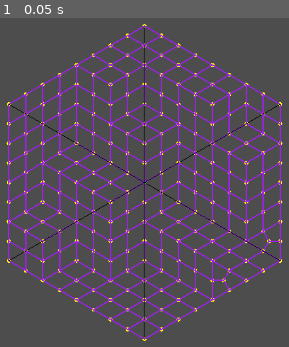
Above: before the commit, frame 1.
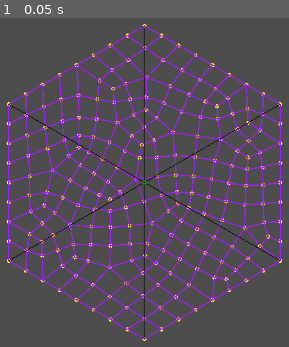
Above: after the commit, the same moment.

Repository: MarcusElg/GodotStalbergGrid
Game: Godot game, scene res://scene.tscn
Same seed, same stepped clock (60 frames per second), same inputs: the game is played once before the commit and once after it.
Inputs:
- Up to frame 1 (0.05 s): no input

The runs differ from the first frame. In frame 1, 20% of the frame differs, in the area x 3-97%, y 5-95%.

Commit message:
Relax grid

Diff:
--- a/grid.gd
+++ b/grid.gd
@@ -6,11 +6,15 @@
 @export_range(1, 10)
 var rings: int = 3
 
+@export_range(1, 20)
+var smoothing_iterations: int = 10
+
 const CORNERS = [PI / 6, 3 * PI / 6, 5 * PI / 6, 7 * PI / 6, 9 * PI / 6, 11 * PI / 6]
 
 var vertices: Array[Vector2] = [Vector2(0, 0)]
-var triangles: Array[Vector3i] = []
-var quads: Array[Vector4i] = []
+var triangles: Array[Vector3i] = [] # Vector of vertex indexes
+var quads: Array[Vector4i] = [] # Vector of vertex indexes
+var border_vertices: Dictionary[int, bool] = {} # Dictionary of vertex indexes
 
 func _ready() -> void:
 	generate_triangles()
@@ -23,6 +27,7 @@
 	quads.append_array(quad_quads)
 
 	remove_duplicate_vertices()
+	relax_grid()
 
 func generate_triangles():
 	for i: int in range(1, rings + 1):
@@ -37,6 +42,9 @@
 				var vertex_position = start_position.lerp(end_position, float(k) / i)
 				vertices.append(vertex_position)
 
+				if i == rings:
+					border_vertices[len(vertices) - 1] = true
+
 		# Generate triangles
 		var previous_ring_vertex_count = maxi(1, 6 * (i - 1))
 		var current_ring_vertex_count = 6 * i
@@ -130,6 +138,10 @@
 		for i: int in range(3):
 			vertices.append(edge_center_positions[i])
 
+			# Vertex created between two border vertices is also a border vertex
+			if border_vertices.has(triangle[i]) and border_vertices.has(triangle[(i + 1) % 3]):
+				border_vertices[len(vertices) - 1] = true
+
 		for i in range(3):
 			triangle_quads.append(Vector4i(triangle[i], len(vertices) - (3 - i), len(vertices) - 4, len(vertices) - (1 + (3 - i) % 3)))
 
@@ -153,6 +165,10 @@
 
 		for i: int in range(4):
 			vertices.append(edge_center_positions[i])
+
+			# Vertex created between two border vertices is also a border vertex
+			if border_vertices.has(quad[i]) and border_vertices.has(quad[(i + 1) % 4]) == true:
+				border_vertices[len(vertices) - 1] = true
 
 		# Create new quads
 		quad_quads.append(Vector4i(quad[0], len(vertices) - 4, len(vertices) - 5, len(vertices) - 1))
@@ -182,6 +198,7 @@
 	var position_index_mapping: Dictionary[Vector2, int] = {}
 	var old_to_new_index: Array[int] = []
 	var new_vertices: Array[Vector2] = []
+	var new_border_vertices: Dictionary[int, bool] = {}
 
 	# Deduplicate vertices
 	for i in range(len(vertices)):
@@ -194,7 +211,11 @@
 			old_to_new_index.append(new_index)
 			new_vertices.append(vertex)
 
+			if border_vertices.has(i):
+				new_border_vertices[len(new_vertices) - 1] = true
+
 	vertices = new_vertices
+	border_vertices = new_border_vertices
 
 	# Remap quads
 	for i in range(len(quads)):
@@ -206,6 +227,45 @@
 			old_to_new_index[quad[3]]
 		)
 
+# Laplacian smoothing
+func relax_grid() -> void:
+	# Create adjecency list
+	var adjacency_list: Dictionary[int, Array] = {}
+
+	for quad: Vector4i in quads:
+		for i: int in range(4):
+			_add_edge_to_adjacency_list(quad[i], quad[(i + 1) % 4], adjacency_list)
+			_add_edge_to_adjacency_list(quad[(i + 1) % 4], quad[i], adjacency_list)
+
+	for i: int in range(smoothing_iterations):
+		# Calculate new vertex positions
+		var new_vertices: Array[Vector2] = []
+
+		for j: int in range(len(vertices)):
+			# Don't move border vertices
+			if border_vertices.has(j):
+				new_vertices.append(vertices[j])
+				continue
+
+			var new_position: Vector2 = Vector2.ZERO
+			var count: int = 0
+
+			for neighbour: int in adjacency_list[j]:
+				new_position += vertices[neighbour]
+				count += 1
+
+			new_position /= count
+			new_vertices.append(new_position)
+
+		# Apply new vertex positions
+		vertices = new_vertices
+
+func _add_edge_to_adjacency_list(vertex1: int, vertex2: int, adjacency_list: Dictionary[int, Array]):
+	var neighbours = adjacency_list.get(vertex1, [])
+	if not vertex2 in neighbours:
+		neighbours.append(vertex2)
+	adjacency_list[vertex1] = neighbours
+
 func _draw() -> void:
 	# Draw vertices
 	for v: Vector2 in vertices:
--- a/scene.tscn
+++ b/scene.tscn
@@ -7,6 +7,7 @@
 [node name="Grid" type="Node2D" parent="."]
 script = ExtResource("1_ulcgi")
 rings = 4
+smoothing_iterations = 20
 
 [node name="Camera2D" type="Camera2D" parent="."]
 zoom = Vector2(0.565, 0.565)
